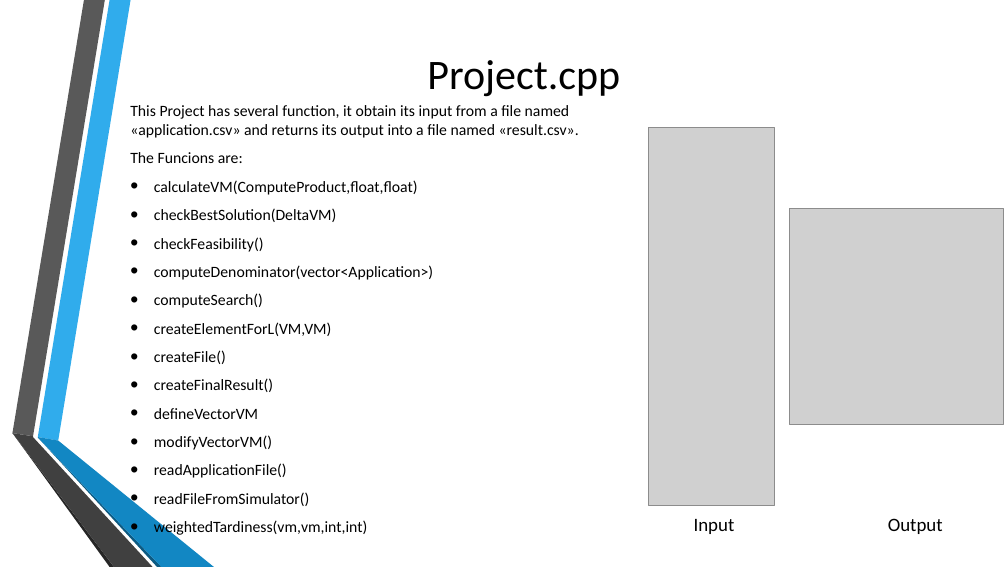
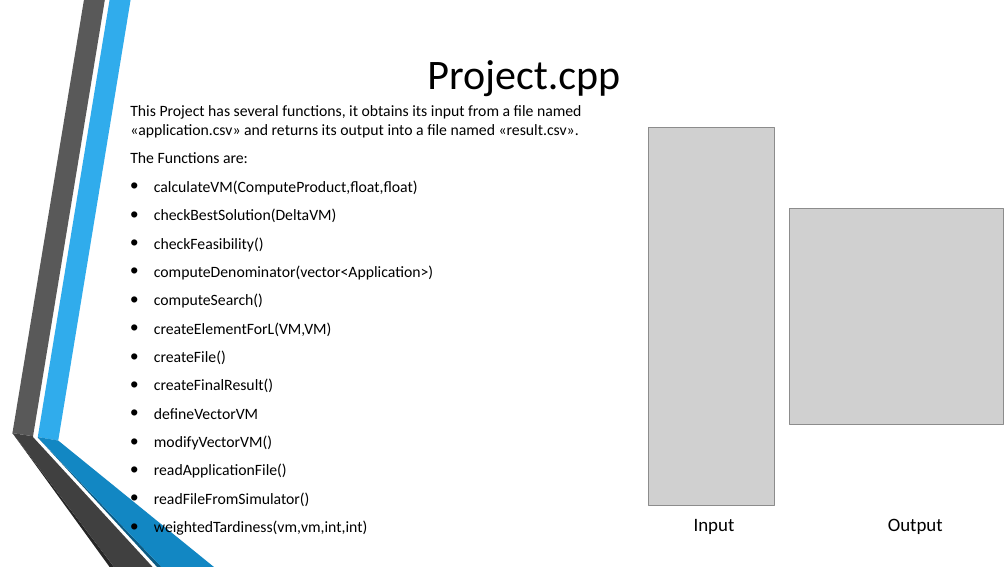
Before and after one commit to Mick95/ParallelProject, a slide deck: slide 4 of projectP/Presentation.pptx. Drawn at 1008x567 pixels with LibreOffice and Linux fonts; fonts in the diff are those of the drawing; grey boxes stand for pictures; background and template pictures are left out. Boxes give left, top, right and bottom in pixels: in the first picture for what was removed or moved away, otherwise in the second. Text is boxed around its words. In the diff, an @@ line names an element or a change of style, - is before the commit and + after.

```diff
--- a/projectP/Presentation.pptx
+++ b/projectP/Presentation.pptx
@@ text at [130, 105, 581, 163]: text changed @@
-This Project has several function, it obtain its input from a file named «application.csv» and returns its output into a file named «result.csv».
-The Funcions are:
+This Project has several functions, it obtains its input from a file named «application.csv» and returns its output into a file named «result.csv».
+The Functions are:
```
Also in this commit, not shown: 9 other slides changed.
